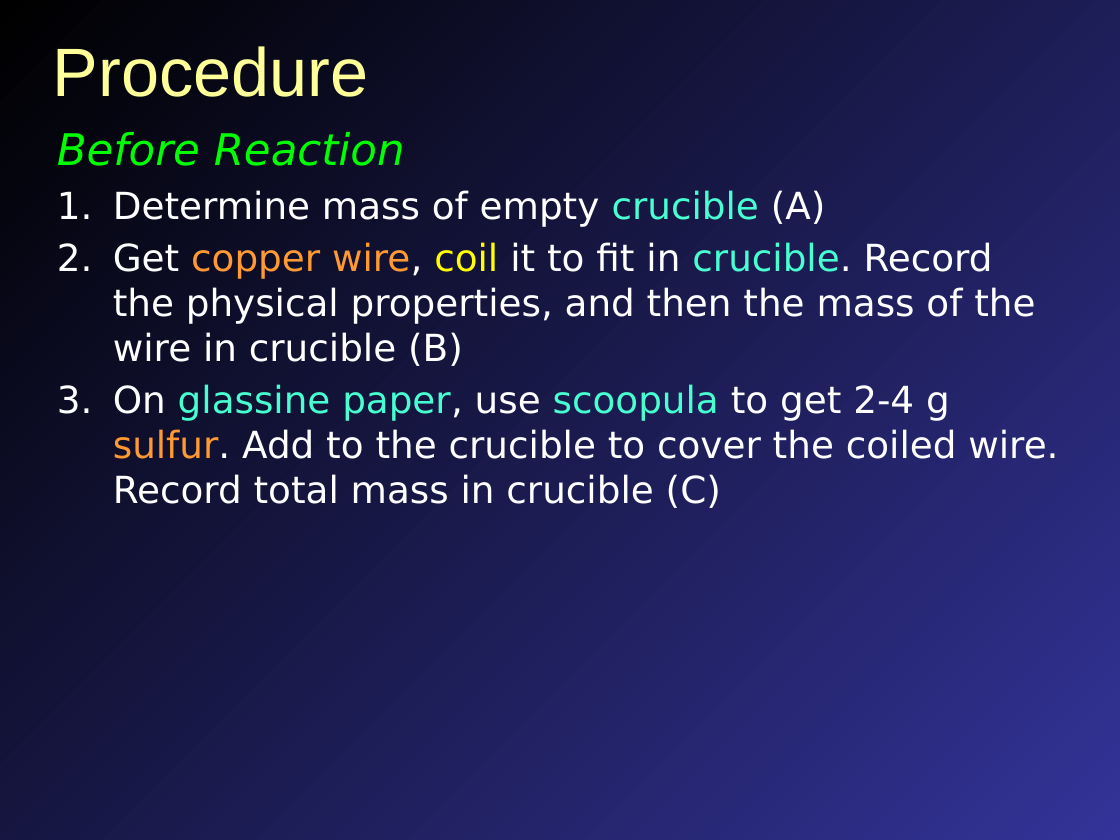
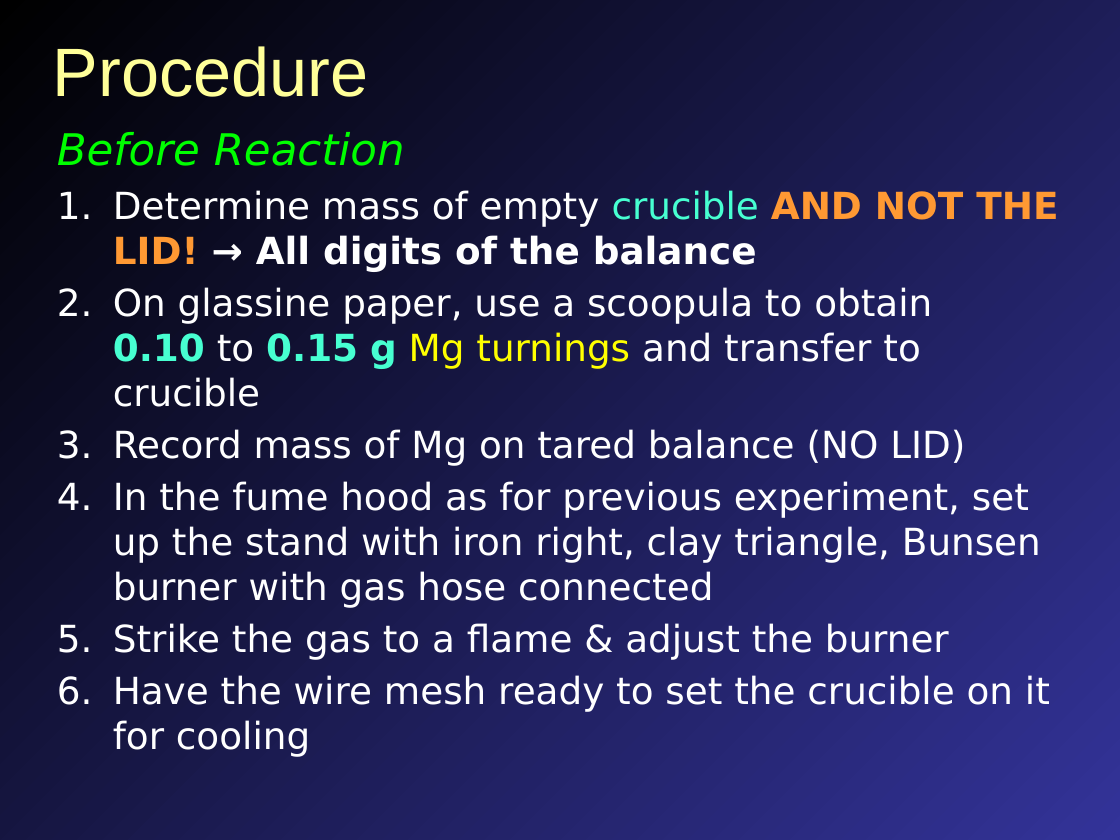
Before and after one commit to mavigozler/mavigozler.github.io, a slide deck: slide 10 of Teaching/Chemistry/Labs/FCC Chem 3A Expt 5a Empirical Formula.pptx (slide 9 before the commit). Drawn at 1120x840 pixels with LibreOffice and Linux fonts; fonts in the diff are those of the drawing. Boxes give left, top, right and bottom in pixels: in the first picture for what was removed or moved away, otherwise in the second. Text is boxed around its words. In the diff, an @@ line names an element or a change of style, - is before the commit and + after.

Commit message:
Sep 23 Lecture Update

```diff
--- a/Teaching/Chemistry/Labs/FCC Chem 3A Expt 5a Empirical Formula.pptx
+++ b/Teaching/Chemistry/Labs/FCC Chem 3A Expt 5a Empirical Formula.pptx
@@ text at bbox=[113, 190, 1058, 757]: text changed @@
-1. Determine mass of empty crucible (A)
-2. Get copper wire, coil it to fit in crucible. Record the physical properties, and then the mass of the wire in crucible (B)
-3. On glassine paper, use scoopula to get 2-4 g sulfur. Add to the crucible to cover the coiled wire. Record total mass in crucible (C)
+1. Determine mass of empty crucible AND NOT THE LID! → All digits of the balance
+2. On glassine paper, use a scoopula to obtain
+   0.10 to 0.15 g Mg turnings and transfer to crucible
+3. Record mass of Mg on tared balance (NO LID)
+4. In the fume hood as for previous experiment, set up the stand with iron right, clay triangle, Bunsen burner with gas hose connected
+5. Strike the gas to a flame & adjust the burner
+6. Have the wire mesh ready to set the crucible on it for cooling
```
Also in this commit, not shown: 5 other slides changed, 11 slides added, 5 slides removed, 11 other files.
